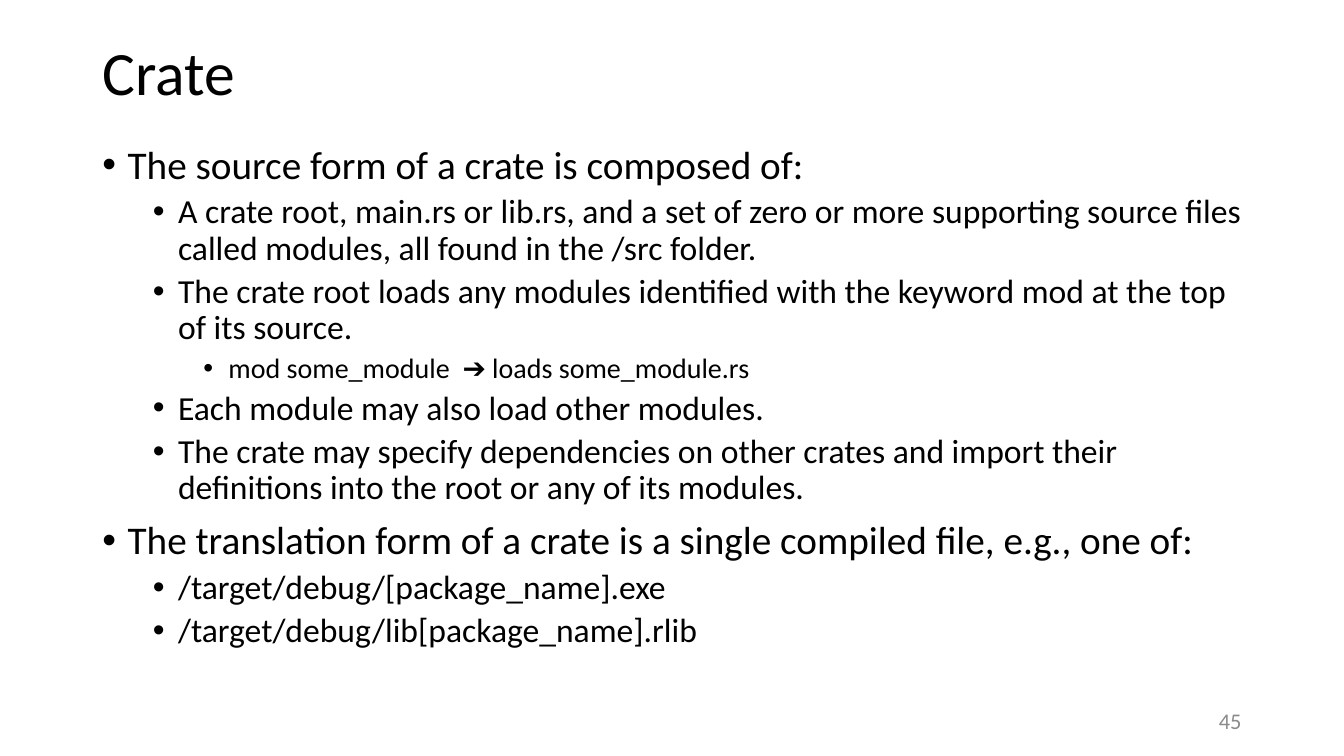
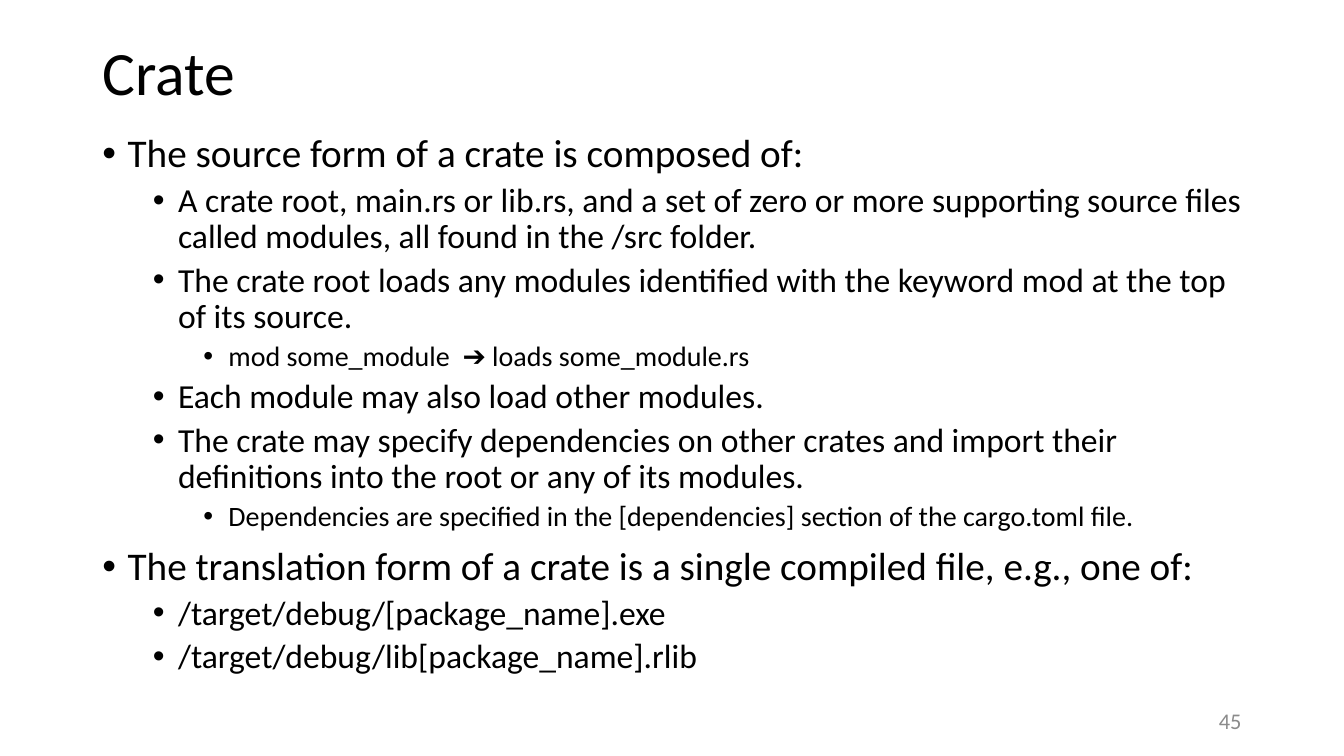
Before and after one commit to JimFawcett/JimFawcett.github.io, a slide deck: slide 45 of Resources/RustModels.pptx. Drawn at 1344x756 pixels with LibreOffice and Linux fonts; fonts in the diff are those of the drawing. Boxes give left, top, right and bottom in pixels: in the first picture for what was removed or moved away, otherwise in the second. Text is boxed around its words. In the diff, an @@ line names an element or a change of style, - is before the commit and + after.

Commit message:
fixed typos in slides

```diff
--- a/Resources/RustModels.pptx
+++ b/Resources/RustModels.pptx
@@ text "The source form of a ...": place and size @@
-text "The source form of a ..." at [128,151,1240,648]
+text "The source form of a ..." at [128,139,1240,674]
@@ text at [228,505,1133,531]: paragraph added @@
+    • Dependencies are specified in the [dependencies] section of the cargo.toml file.
```
Also in this commit, not shown: 2 other slides changed, 1 slide added, 3 slides removed, 1 other file.
